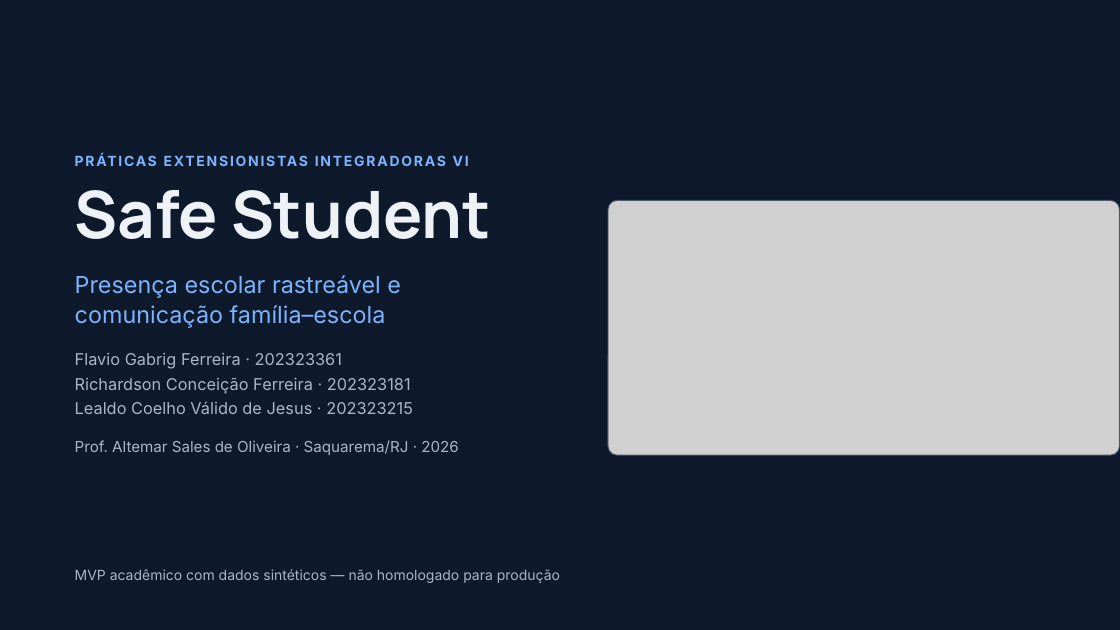
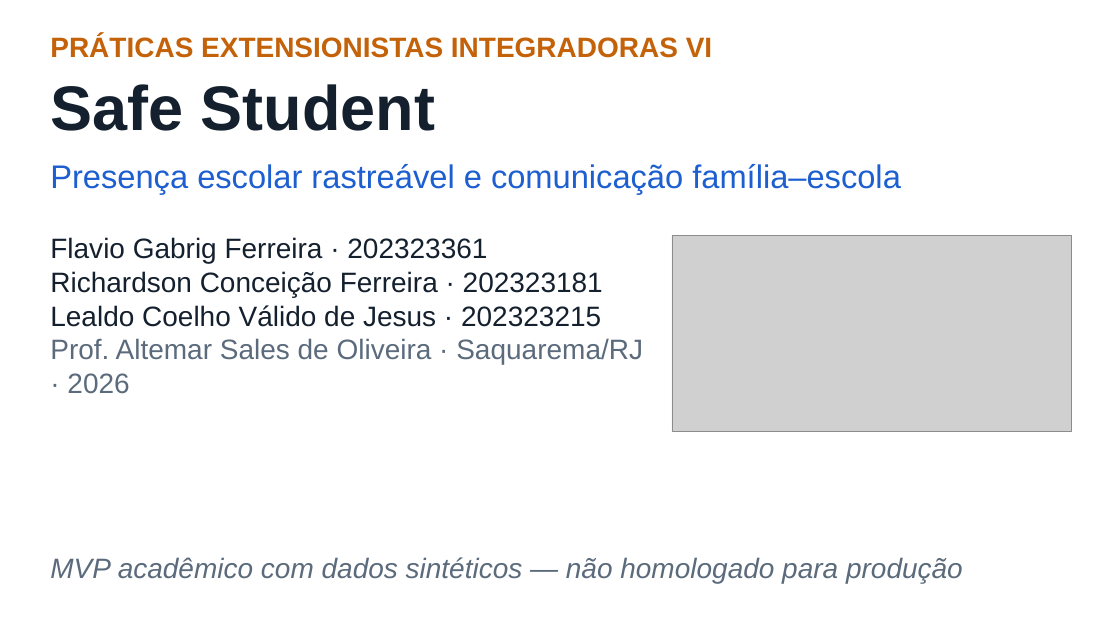
Before and after one commit to richaferreira/Safe_Student, a slide deck: slide 1 of 08_Apresentacao_Final_Safe_Student.pptx. Drawn at 1120x630 pixels with LibreOffice and Linux fonts; fonts in the diff are those of the drawing; grey boxes stand for pictures. Boxes give left, top, right and bottom in pixels: in the first picture for what was removed or moved away, otherwise in the second. Text is boxed around its words. In the diff, an @@ line names an element or a change of style, - is before the commit and + after.

```diff
--- a/08_Apresentacao_Final_Safe_Student.pptx
+++ b/08_Apresentacao_Final_Safe_Student.pptx
@@ background #0E1A2B to #FFFFFF @@
@@ text "PRÁTICAS EXTENSIONISTAS INTEGRADORAS VI": place and size @@
-text "PRÁTICAS EXTENSIONISTAS INTEGRADORAS VI" at box(75, 150, 551, 171)
+text "PRÁTICAS EXTENSIONISTAS INTEGRADORAS VI" at box(50, 35, 712, 58)
@@ text "PRÁTICAS EXTENSIONISTAS INTEGRADORAS VI" at box(50, 35, 712, 58): size 12 to 24 pt, font Inter to Arial, text colour #7DB3FF to #C4620A, letter spacing 1.5 to 0 pt; line spacing 16.8pt to 1 @@
@@ text "Safe Student": place and size @@
-text "Safe Student" at box(75, 190, 491, 239)
+text "Safe Student" at box(50, 84, 435, 131)
@@ text "Safe Student" at box(50, 84, 435, 131): size 56 to 54 pt, font Manrope to Arial, text colour #EEF2F7 to #14202E; line spacing 56pt to 1 @@
@@ text "Presença escolar rastreável e comunicação ...": place and size @@
-text "Presença escolar rastreável e comunicação ..." at box(75, 275, 401, 328)
+text "Presença escolar rastreável e comunicação ..." at box(50, 164, 901, 193)
@@ text "Presença escolar rastreável e comunicação ..." at box(50, 164, 901, 193): size 20 to 28 pt, font Inter to Arial, text colour #7DB3FF to #1D5FD0; line spacing 26pt to 1 @@
@@ rounded rectangle removed at box(608, 200, 1120, 455) @@
@@ text at box(50, 237, 603, 327): size 14 to 24 pt, font Inter to Arial, text colour #A9B6C6 to #14202E in "Flavio Gabrig Ferreira · 202323361", "Richardson Conceição Ferreira · 202323181", "Lealdo Coelho Válido de Jesus · 202323215"; line spacing 21pt to 1 @@
@@ text "Flavio Gabrig Ferreira · 202323361": place and size @@
-text "Flavio Gabrig Ferreira · 202323361" at box(75, 353, 413, 414)
+text "Flavio Gabrig Ferreira · 202323361" at box(50, 237, 643, 394)
@@ picture: place and size @@
-picture at box(608, 201, 1120, 455)
+picture at box(672, 235, 1071, 432)
@@ text at box(50, 338, 643, 394): paragraph added @@
+Prof. Altemar Sales de Oliveira · Saquarema/RJ · 2026
@@ text removed at box(75, 440, 458, 455) @@
-Prof. Altemar Sales de Oliveira · Saquarema/RJ · 2026
@@ text "MVP acadêmico com dados sintéticos ...": place and size @@
-text "MVP acadêmico com dados sintéticos ..." at box(75, 569, 560, 583)
+text "MVP acadêmico com dados sintéticos ..." at box(50, 557, 963, 583)
@@ text "MVP acadêmico com dados sintéticos ..." at box(50, 557, 963, 583): size 12 to 24 pt, font Inter to Arial, text colour #A9B6C6 to #5B6B7C, italic on; line spacing 16.8pt to 1 @@
```
Also in this commit, not shown: 16 other slides changed, 2 other files.
